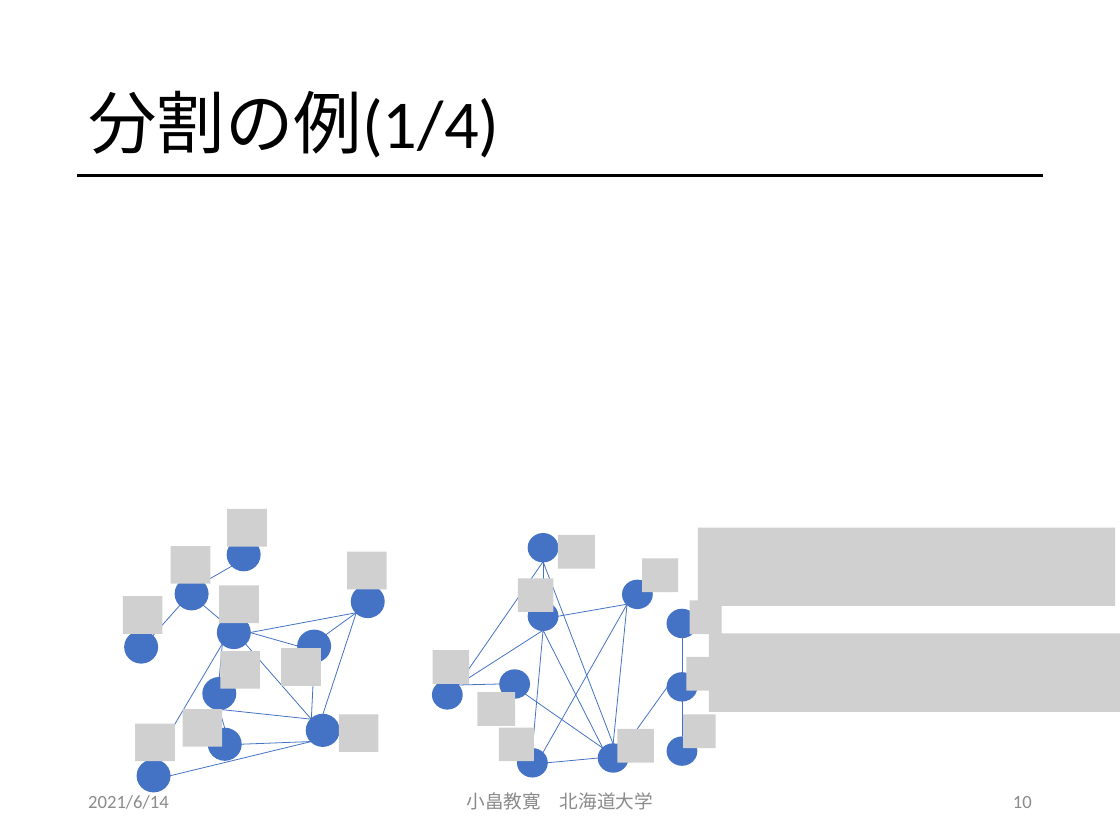
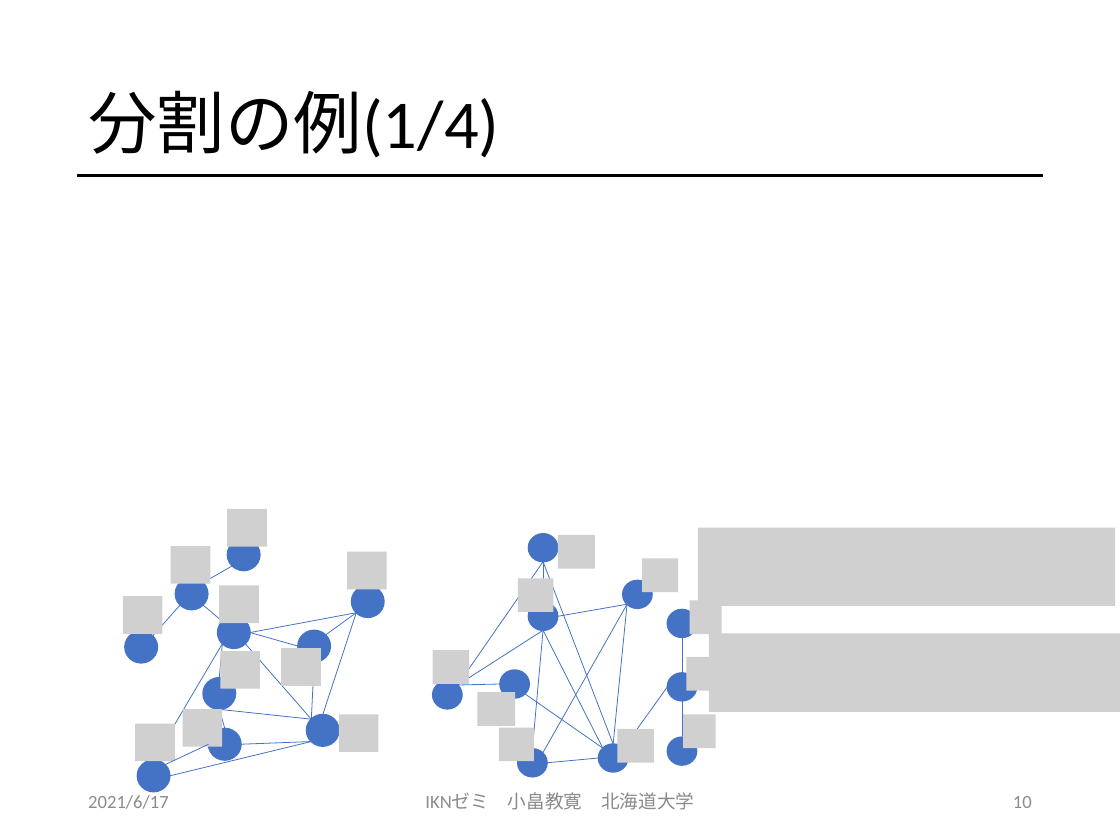
Before and after one commit to obatakyoukan/isomorphism, a slide deck: slide 10 of Isomorphism.pptx. Drawn at 1120x840 pixels with LibreOffice and Linux fonts; fonts in the diff are those of the drawing; grey boxes stand for pictures. Boxes give left, top, right and bottom in pixels: in the first picture for what was removed or moved away, otherwise in the second. Text is boxed around its words. In the diff, an @@ line names an element or a change of style, - is before the commit and + after.

```diff
--- a/Isomorphism.pptx
+++ b/Isomorphism.pptx
@@ line added from (165, 765) to (208, 745), #4472C4 0.5 pt @@
@@ text at box(88, 795, 169, 809): text changed @@
-2021/6/14
+2021/6/17
@@ text at box(425, 792, 694, 810): text changed @@
-小畠教寛 北海道大学
+IKNゼミ 小畠教寛 北海道大学
```
Also in this commit, not shown: 36 other slides changed, 1 other file.
